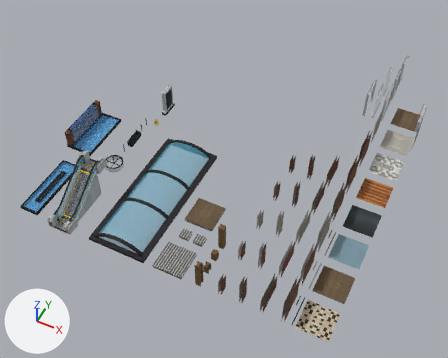
An edit to the Blender file Assets/VXR1161/Models/DealStealer-ModelKit.blend, drawn before and after from the same camera.
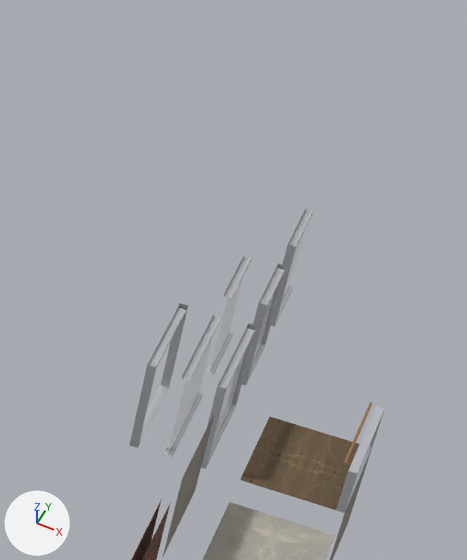
The first picture shows the older version from a 50 mm lens placed at (3.1, -25.6, 47.5), pointed at (-17.6, 15.7, -4.2). The close-ups show the older and then the newer version on the part from 74% to 100% of the width and 1% to 40% of the height of that picture. Only the edits that show in the close-ups are written down. Arrows for +X, +Y and +Z are at lower left; the lights stay in place.

Objects in the first close-up: 'Brick Wall', 'Concrete Wall', 'Concrete Wall.001', 'Door Frame', 'Floor Tile B.001', 'Floor Tile E', 'Glass Banister', 'Window Wall', 'Window Wall.Bridge', 'Window Wall.Small', 'Window Wall.Small.Bridge', 'Window Wall.Small.Section'.
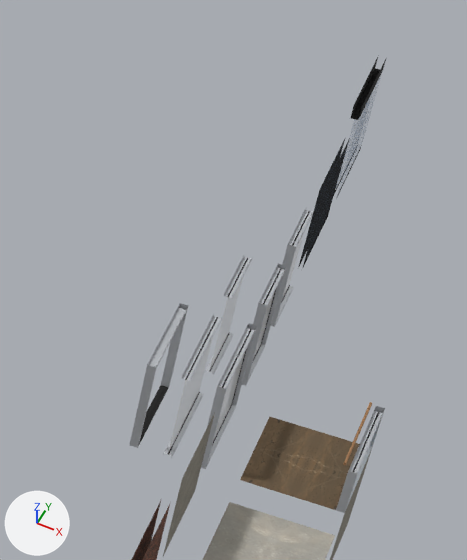
The change, as a list of edits to the scene's bpy script:
```text
Change mat_trim_sheet:
    add n3 = _N.new('ShaderNodeTexImage'); n3.name = 'Image Texture.001'
    add n3.image = img_mall__trim_sheet__png
    where n0 = _N.new('ShaderNodeBsdfPrincipled'); n0.name = 'Principled BSDF'
    add _L.new(n3.outputs[1], n0.inputs[4])  # 'Alpha' to 'Alpha'
Change me_cube_047:
    used by ob_glass_banister; location = (0.0, 28.0, 0.0); scale = (0.125, 1.5, 0.75)
    remove me_cube_047.from_pydata(...)  # 70 vertices, 80 faces; spans x -3.52..0.0, y 0.0..2.0, z 0.0..2.19
    add me_cube_047.from_pydata(...)  # 78 vertices, 87 faces; spans x -3.52..0.0, y 0.0..2.0, z 0.0..2.19
    me_cube_047 part 1
    4 vertices are removed from x -1.0, y 0.06..1.94, z 0.15..1.85
    10 faces are deleted
    12 vertices are added at x -1.17..-0.83, y 0.06..1.94, z 0.15..1.85
    1 new face joins them, mat_glass (picture img_mall__trim_sheet__png)
    16 new faces join them, mat_trim_sheet
Change me_cube_051:
    used by ob_window_wall; location = (-4.0, 28.0, 0.0); scale = (0.125, 1.5, 1.5)
    remove me_cube_051.from_pydata(...)  # 20 vertices, 19 faces; spans x -2.0..0.0, y 0.0..2.0, z 0.0..2.0
    add me_cube_051.from_pydata(...)  # 28 vertices, 27 faces; spans x -2.0..0.0, y 0.0..2.0, z 0.0..2.0
    me_cube_051 part 2
    4 vertices are removed from x -1.0, y 0.06..1.94, z 0.06..1.94
    9 faces are deleted
    12 vertices are added at x -1.17..-0.83, y 0.06..1.94, z 0.06..1.94
    1 new face joins them, mat_glass (picture img_mall__trim_sheet__png)
    16 new faces join them, mat_trim_sheet
Change me_cube_053:
    used by ob_window_wall_small; location = (-4.0, 32.0, 0.0); scale = (0.125, 1.0, 1.5)
    remove me_cube_053.from_pydata(...)  # 20 vertices, 19 faces; spans x -2.0..0.0, y 0.0..2.0, z 0.0..2.0
    add me_cube_053.from_pydata(...)  # 28 vertices, 27 faces; spans x -2.0..0.0, y 0.0..2.0, z 0.0..2.0
    me_cube_053 part 3
    4 vertices are removed from x -1.0, y 0.06..1.94, z 0.06..1.94
    9 faces are deleted
    12 vertices are added at x -1.17..-0.83, y 0.06..1.94, z 0.06..1.94
    1 new face joins them, mat_glass (picture img_mall__trim_sheet__png)
    16 new faces join them, mat_trim_sheet
Change me_cube_054:
    used by ob_window_wall_small_section; location = (-4.0, 35.0, 0.0); scale = (0.125, 1.0, 1.5)
    remove me_cube_054.from_pydata(...)  # 20 vertices, 14 faces; spans x -2.0..0.0, y 0.0..2.0, z 0.0..2.0
    add me_cube_054.from_pydata(...)  # 30 vertices, 21 faces; spans x -2.0..0.0, y 0.0..2.0, z 0.0..2.0
    me_cube_054 part 4
    2 vertices are removed from x -1.0, y 0.06, z 0.06..1.94
    7 faces are deleted
    12 vertices are added at x -1.17..-0.83, y 0.06..2.0, z 0.06..1.94
    2 new faces join them, mat_glass (picture img_mall__trim_sheet__png)
    12 new faces join them, mat_trim_sheet
Change me_cube_055:
    used by ob_window_wall_bridge; location = (-5.0, 28.0, 0.0); scale = (0.125, 1.5, 1.5)
    remove me_cube_055.from_pydata(...)  # 20 vertices, 9 faces; spans x -2.0..0.0, y 0.0..2.0, z 0.0..2.0
    add me_cube_055.from_pydata(...)  # 28 vertices, 13 faces; spans x -2.0..0.0, y 0.0..2.0, z 0.0..2.0
    me_cube_055 part 5
    4 vertices are removed from x -1.0, y 0.0..2.0, z 0.06..1.93
    5 faces are deleted
    12 vertices are added at x -1.17..-0.83, y 0.0..2.0, z 0.06..1.93
    8 new faces join them, mat_trim_sheet
    1 new face joins them, mat_glass (picture img_mall__trim_sheet__png)
Change me_cube_056:
    used by ob_window_wall_small_bridge; location = (-5.0, 32.0, 0.0); scale = (0.125, 1.0, 1.5)
    remove me_cube_056.from_pydata(...)  # 20 vertices, 9 faces; spans x -2.0..0.0, y 0.0..2.0, z 0.0..2.0
    add me_cube_056.from_pydata(...)  # 28 vertices, 13 faces; spans x -2.0..0.0, y 0.0..2.0, z 0.0..2.0
    me_cube_056 part 6
    4 vertices are removed from x -1.0, y 0.0..2.0, z 0.06..1.93
    5 faces are deleted
    12 vertices are added at x -1.17..-0.83, y 0.0..2.0, z 0.06..1.93
    8 new faces join them, mat_trim_sheet
    1 new face joins them, mat_glass (picture img_mall__trim_sheet__png)
Change me_cube_060:
    where me_cube_060.from_pydata(...)  # 18 vertices, 15 faces; spans x -2.0..0.0, y 0.0..2.0, z 0.0..2.0
    used by ob_door_frame; location = (-6.0, 28.0, 0.0); scale = (0.125, 1.5, 1.5)
    me_cube_060 part 7: texture (UV) coordinates of 2 of 15 faces, centred in x -1.5..-0.5, y 1.0, z 0.01, changed; they spanned u 0.29..0.3, v 0.11..0.11 and now span u 0.88..0.88, v 0.85..0.85
Add ob_security_gate_block:
    ob_security_gate_block = bpy.data.objects.new('Security Gate.Block', me_cube_062)  # 8 vertices, 3 faces; spans x -2.0..0.0, y 0.0..2.0, z 0.0..2.0
    ob_security_gate_block.location = (-4.0, 42.0, 3.0)
    ob_security_gate_block.scale = (0.125, 1.5, 0.25)
Add ob_security_gate:
    ob_security_gate = bpy.data.objects.new('Security Gate', me_cube_061)  # 16 vertices, 4 faces; spans x -2.0..0.0, y 0.0..2.0, z 0.0..2.0
    ob_security_gate.location = (-4.0, 42.0, 0.0)
    ob_security_gate.scale = (0.0625, 1.5, 1.5)
Add ob_garage_door:
    ob_garage_door = bpy.data.objects.new('Garage Door', me_cube_052)  # 16 vertices, 4 faces; spans x -2.0..0.0, y 0.0..2.0, z 0.0..2.0
    ob_garage_door.location = (-4.0, 38.0, 0.0)
    ob_garage_door.scale = (0.0625, 1.5, 1.5)
```

Location of each change, [x1, y1, x2, y2] in pixels of the close-ups (467 x 560 px):
'Door Frame', surface changed (grey to black): [137, 379, 171, 446] in both
'Glass Banister', reshaped: [336, 402, 385, 513] in both
'Garage Door', added: after [298, 138, 350, 269]
'Security Gate.Block', added: after [350, 55, 386, 120]
'Security Gate', added: after [334, 71, 383, 199]
part 1 of me_cube_047, cut back: before [347, 406, 385, 506]; after [347, 411, 383, 506]
part 2 of me_cube_051, reshaped: [212, 328, 254, 447] in both
part 3 of me_cube_053, reshaped: [252, 268, 284, 364] in both
part 4 of me_cube_054, reshaped: [276, 210, 313, 322] in both
part 5 of me_cube_055, reshaped: [165, 316, 221, 456] in both
part 6 of me_cube_056, reshaped: [206, 257, 251, 373] in both
part 7 of me_cube_060, surface changed (grey to black): [139, 385, 168, 444] in both
